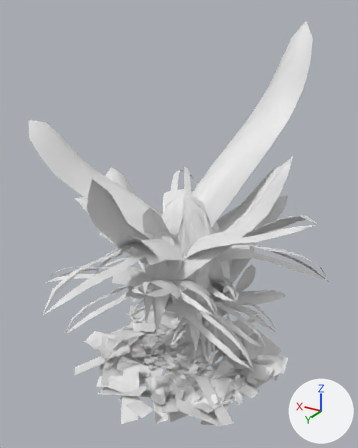
Two versions of the OBJ model game/assets/models/plants/SM_Plant_HeliconiaClump_Leaf.obj, one commit apart.
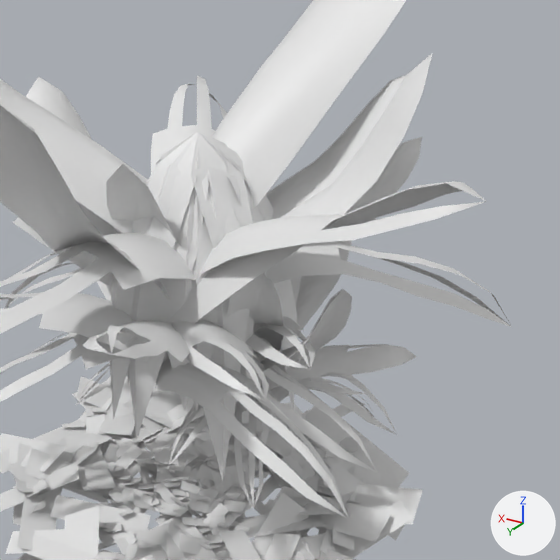
Each version appears first whole from a 50 mm lens placed at (-2.18, 3.73, 3.39), pointed at (0.01, 0.08, 1.57), and next in a close-up on the part from 26% to 98% of the width and 29% to 87% of the height. The axes (+X, +Y, +Z) are drawn at lower right. The lights are the same throughout. The last two pictures show the newer version. Where no turn or scale is listed for an object, it has been applied to the vertices. Vertices at exactly the same position are counted once.

The older version as bpy lines, for what is in view:
```python
me_sm_plant_heliconiaclump_leaf = bpy.data.meshes.new('SM_Plant_HeliconiaClump_Leaf')
me_sm_plant_heliconiaclump_leaf.from_pydata(...)  # 3727 vertices, 3819 faces; spans x -1.35..1.35, y -1.43..1.55, z -0.12..3.31
ob_sm_plant_heliconiaclump_leaf = bpy.data.objects.new('SM_Plant_HeliconiaClump_Leaf', me_sm_plant_heliconiaclump_leaf)
ob_sm_plant_heliconiaclump_leaf.location = (0.0, 0.0, 0.0)
```
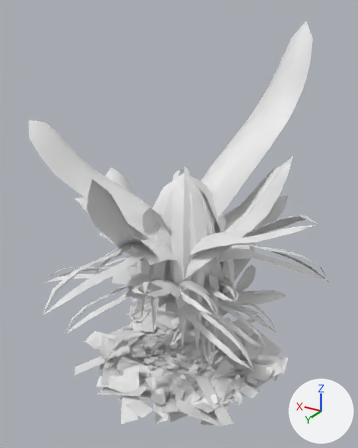
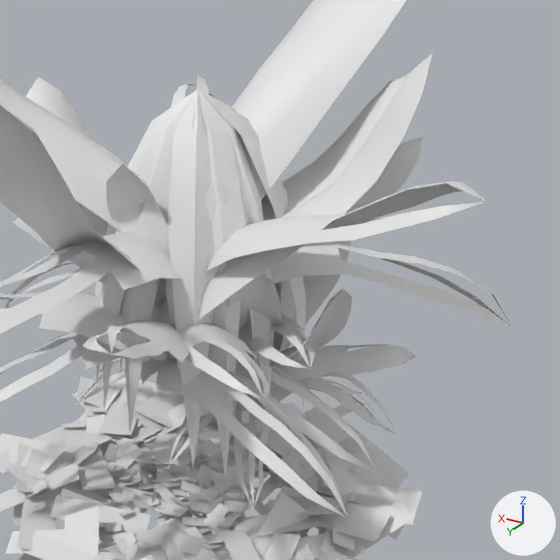
Where the change shows, as pixel boxes (x1, y1, x2, y2) in the close-ups (560 x 560 px; the box of a moved part takes in the faces that stretch with it):
part 1 of me_sm_plant_heliconiaclump_leaf, moved or reshaped
    before: (110, 132, 297, 480)
    after: (95, 89, 306, 479)

What the commit changed:
me_sm_plant_heliconiaclump_leaf is used by ob_sm_plant_heliconiaclump_leaf; location (0.0, 0.0, 0.0).
me_sm_plant_heliconiaclump_leaf had 3727 vertices, 3819 faces and spanned x -1.35..1.35, y -1.43..1.55, z -0.12..3.31.
me_sm_plant_heliconiaclump_leaf now has 3767 vertices, 3867 faces and spans x -1.35..1.35, y -1.43..1.55, z -0.12..3.31.
Part 1, on me_sm_plant_heliconiaclump_leaf:
3 vertices in x -0.09..0.12, y -0.16..0.14, z 1.76..1.77 move by (0.0, 0.0, 0.17).
3 vertices in x -0.13..0.1, y 0.11..0.16, z 1.73..1.76 move by (0.0, 0.01, 0.17).
95 vertices move from x -0.38..0.31, y -0.37..0.39, z 0.33..1.86 to x -0.41..0.3, y -0.39..0.42, z 0.36..2.05.
40 vertices are added at x -0.4..0.37, y -0.43..0.42, z 0.46..1.92.
48 new faces join them.
